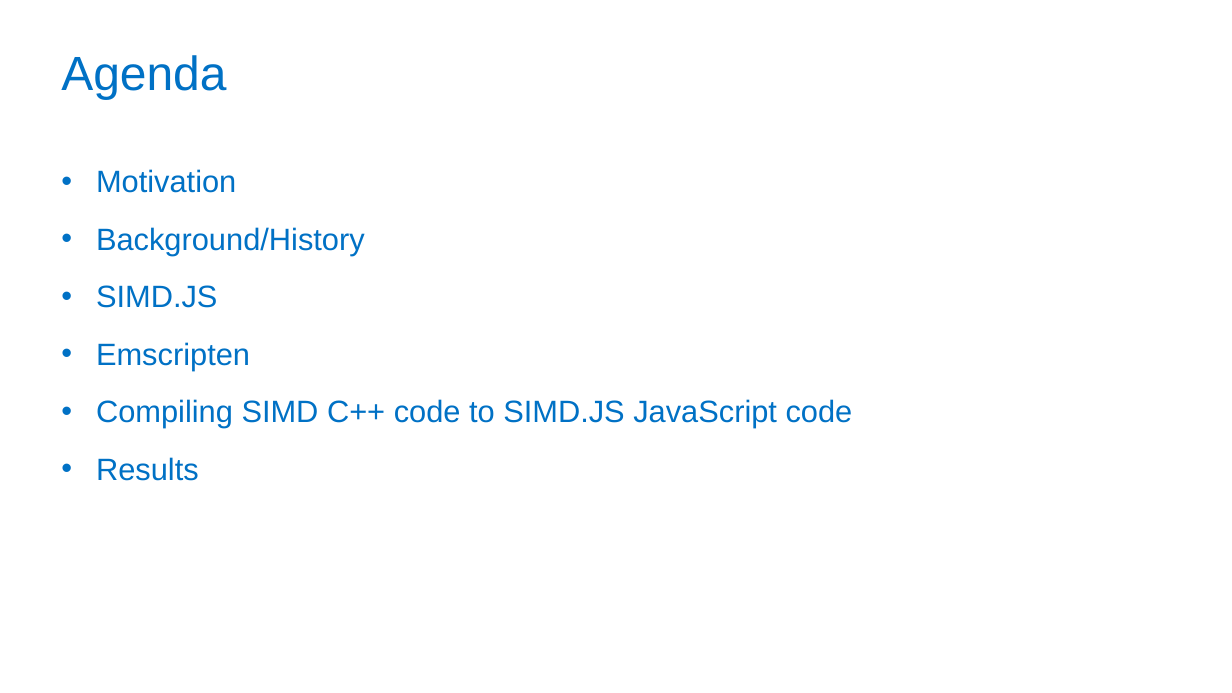
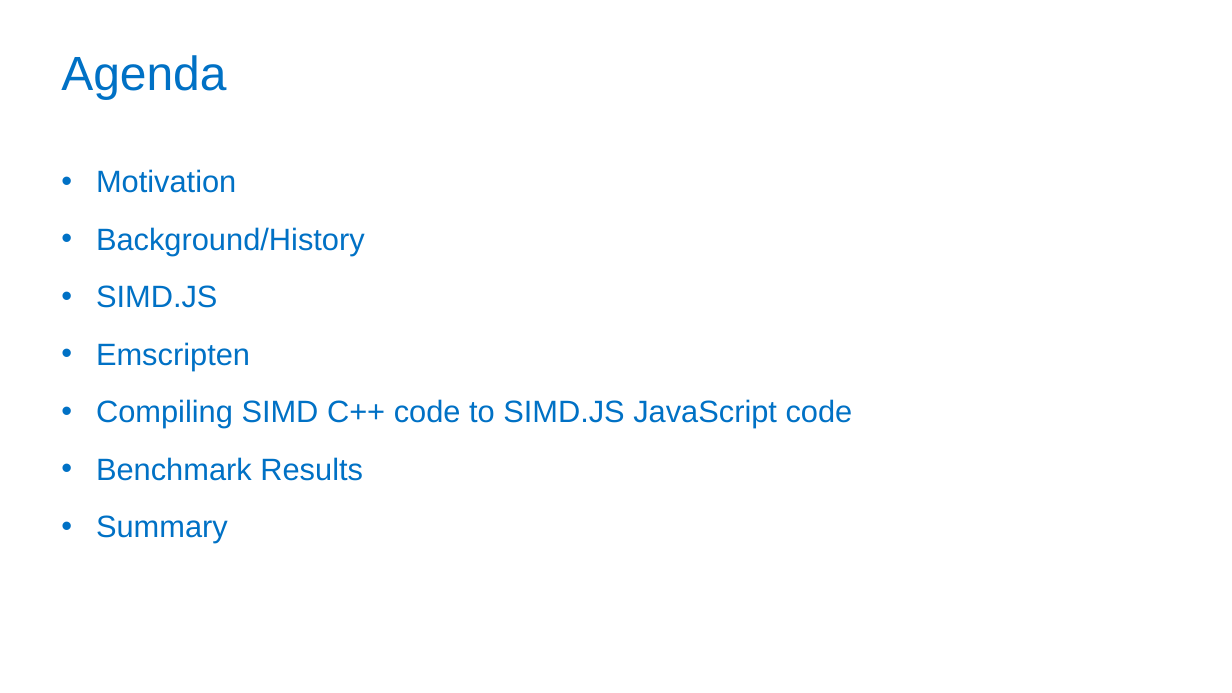
Before and after one commit to PeterJensen/wpmvp2015, a slide deck: slide 2 of simdjs-presentation.pptx. Drawn at 1232x693 pixels with LibreOffice and Linux fonts; fonts in the diff are those of the drawing; background and template pictures are left out. Boxes give left, top, right and bottom in pixels: in the first picture for what was removed or moved away, otherwise in the second. Text is boxed around its words. In the diff, an @@ line names an element or a change of style, - is before the commit and + after.

```diff
--- a/simdjs-presentation.pptx
+++ b/simdjs-presentation.pptx
@@ text at (x1=96, y1=457, x2=363, y2=543): text changed @@
-• Results
+• Benchmark Results
+• Summary
```
Also in this commit, not shown: 4 other slides changed, 8 slides added, 1 other file.
